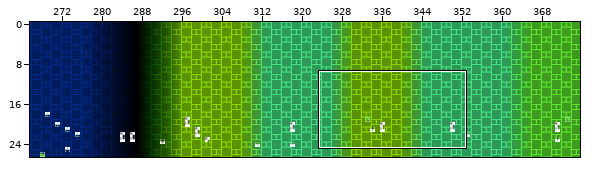
Tiled map, stored at levels/chr_data/tmx/dryout.tmx. Above, an overview of the earlier version with the close-up marked.
Close-up. Earlier state:
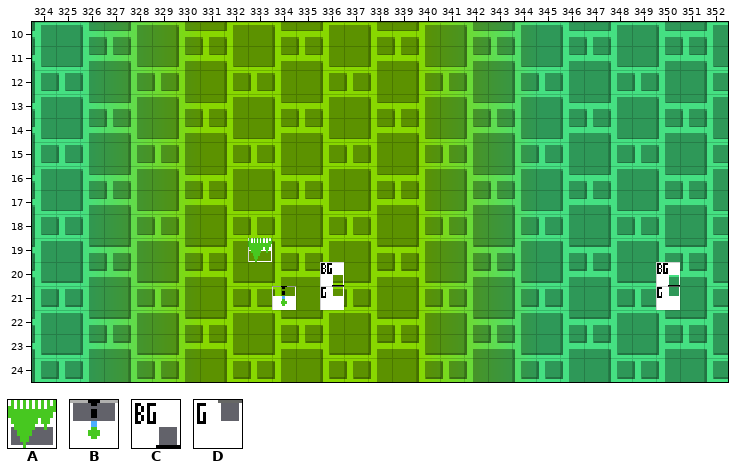
Cells are 16x16 px. Shown: x 324..352, y 10..24. The commit also changed other parts of the map, which this record leaves out. Not drawn, because the pictures are missing: unchanged layer "Layer 2".
Key: from "sprites": A 47 "Decoration 47", B 59 "Decoration 59", C 256 "BG colour trigger", D 257 "Ground colour trigger".
Objects are placed by their top-left corner, in cells (3,4 is the top-left corner of cell 3,4); size is 1x1 cell unless given.
Layers that did not change in this view are not listed.
Objects on layer "SP" before:
A "Decoration 47" at 333,19
C "BG colour trigger" at 336,20
C "BG colour trigger" at 350,20
B "Decoration 59" at 334,21
D "Ground colour trigger" at 336,21
D "Ground colour trigger" at 350,21
And afterwards:
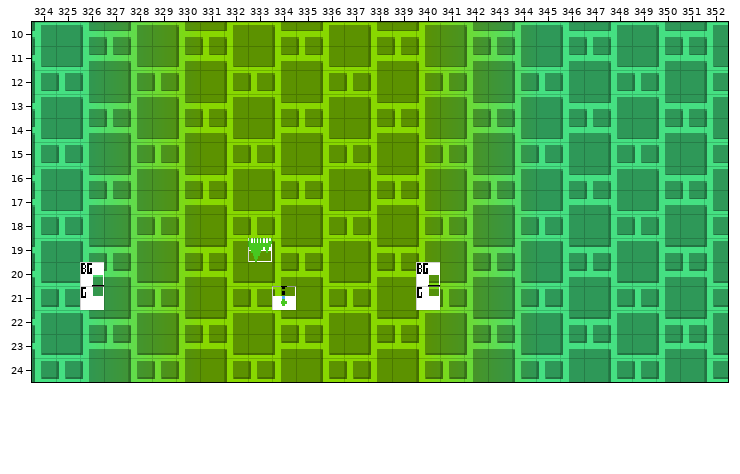
The edit:
Layer "SP":
Object C "BG colour trigger" at 336,20 becomes C "BG colour trigger" at 326,20.
Object C "BG colour trigger" at 350,20 becomes C "BG colour trigger" at 340,20.
Object D "Ground colour trigger" at 336,21 becomes D "Ground colour trigger" at 326,21.
Object D "Ground colour trigger" at 350,21 becomes D "Ground colour trigger" at 340,21.
Boxes around the changes in both close-ups, in picture pixels (x1, y1, x2, y2):
new place: (80, 262, 104, 310)
old place: (320, 262, 344, 310)
new place: (416, 262, 440, 310)
old place: (656, 262, 680, 310)
